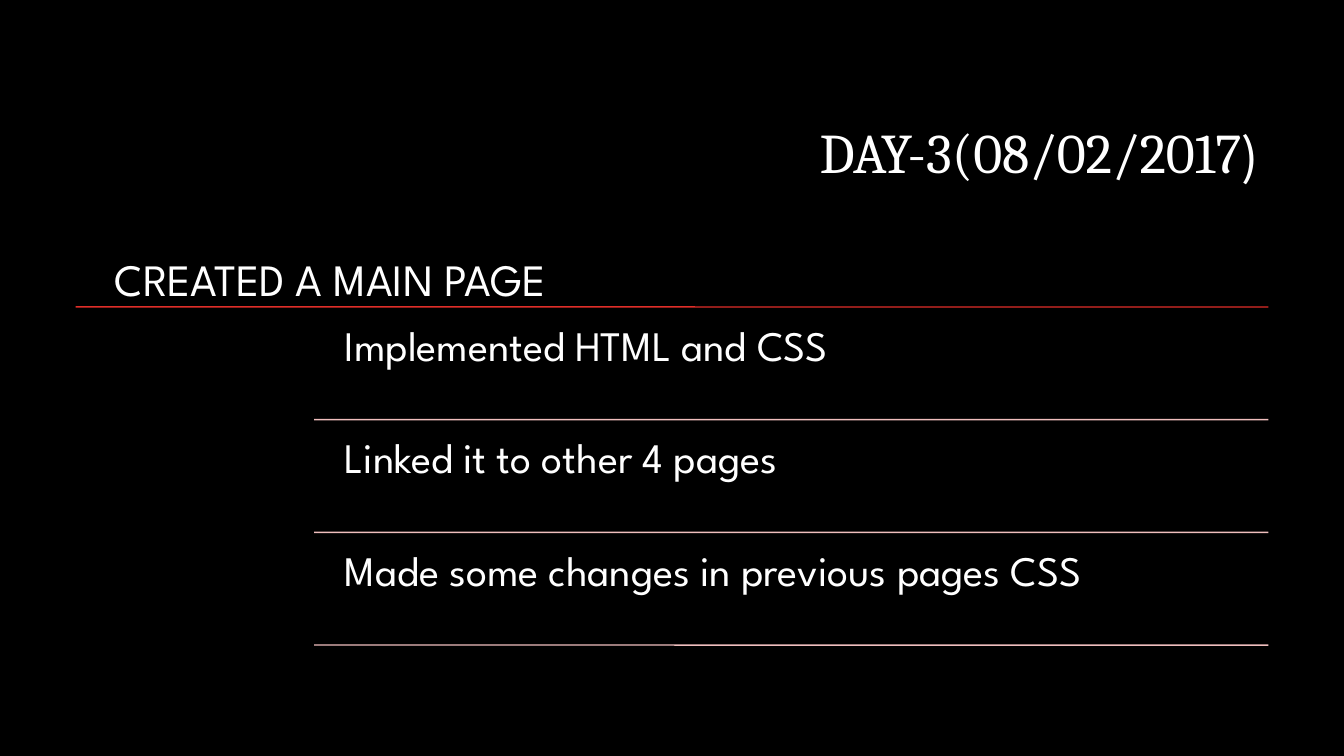
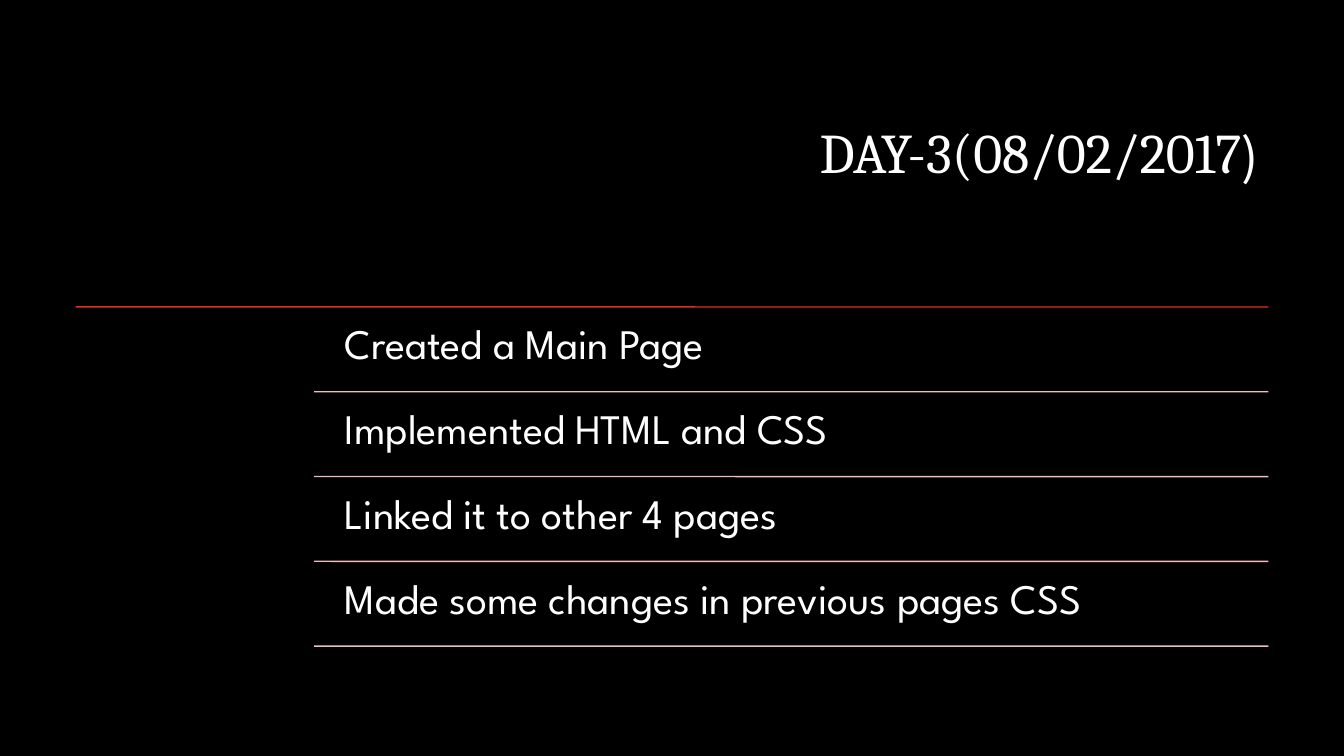
Before and after one commit to priyasatbhaya/IT_WEBD, a slide deck: slide 9 of Internet and web technology new ppt.pptx. Drawn at 1344x756 pixels with LibreOffice and Linux fonts; fonts in the diff are those of the drawing; background and template pictures are left out. Boxes give left, top, right and bottom in pixels: in the first picture for what was removed or moved away, otherwise in the second. Text is boxed around its words. In the diff, an @@ line names an element or a change of style, - is before the commit and + after.

```diff
--- a/Internet and web technology new ppt.pptx
+++ b/Internet and web technology new ppt.pptx
@@ text at [345, 330, 704, 369]: text changed; size 32 to 30 pt @@
-CREATED A MAIN PAGE
+Created a Main Page
@@ line moved from (315, 419) - (1268, 419) to (315, 392) - (1268, 392) @@
@@ text "Implemented HTML and CSS": place and size @@
-text "Implemented HTML and CSS" at [345, 332, 827, 370]
+text "Implemented HTML and CSS" at [345, 415, 827, 453]
@@ line added from (315, 477) to (1268, 477), #F0BEBE 1 pt @@
@@ text "Linked it to other 4 ...": place and size @@
-text "Linked it to other 4 ..." at [345, 444, 777, 483]
+text "Linked it to other 4 ..." at [345, 500, 777, 539]
@@ line moved from (315, 532) - (1268, 532) to (315, 562) - (1268, 562) @@
@@ text "Made some changes in previous ...": place and size @@
-text "Made some changes in previous ..." at [345, 557, 1081, 596]
+text "Made some changes in previous ..." at [345, 585, 1081, 624]
```
Also in this commit, not shown: 5 other slides changed, 5 other files.
